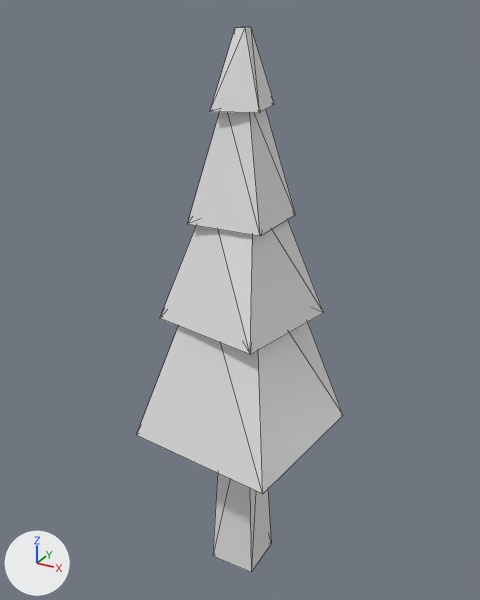
One commit to the OBJ model assets/tree.obj: the scene before it, then after it.
One viewpoint serves both versions: a 50 mm camera at (1.97, -3.62, 4.01) aimed at (-0.06, 0.07, 2.16). The axes (+X, +Y, +Z) are drawn at lower left. The lights are the same throughout. Mesh edges are drawn as thin lines. Where no turn or scale is listed for an object, it has been applied to the vertices.

In view in the first picture: 'Tree'.
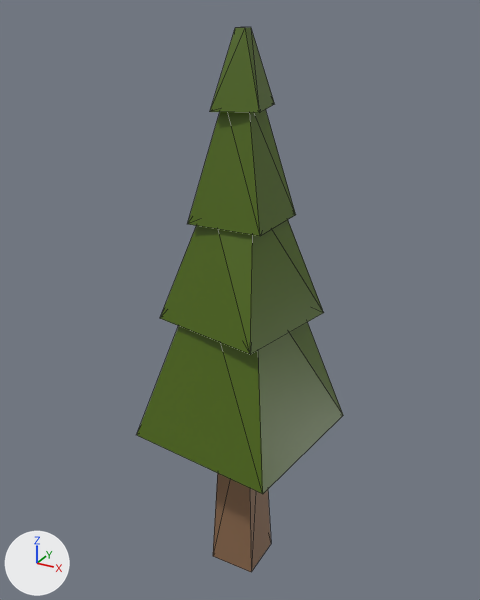
The newer file is also rescaled (x2.0) as a whole; pictures and numbers use the older file's frame.

Edits to the scene script, one JSON object a line:
```json
{"op": "add", "block": "img_imphenziapalette01_png", "code": ["img_imphenziapalette01_png = load_image('ImphenziaPalette01.png', 'ImphenziaPalette01.png', 8, 8, 'sRGB')"]}
{"op": "remove", "block": "mat_material", "code": "mat_material.base_color = (0.8, 0.8, 0.8)  # white #e7e7e7"}
{"op": "add", "block": "mat_material", "code": "mat_material.texture = img_imphenziapalette01_png"}
{"block": "me_tree", "where": "# used by ob_tree; location = (0.0, 0.0, 0.0)"}
{"op": "remove", "block": "me_tree", "code": "me_tree.from_pydata(...)  # 40 vertices, 76 faces; spans x -0.61..0.61, y -0.61..0.61, z 0.0..3.91"}
{"op": "add", "block": "me_tree", "code": "me_tree.from_pydata(...)  # 40 vertices, 74 faces; spans x -0.61..0.61, y -0.61..0.61, z 0.0..3.91"}
{"block": "me_tree", "change": "me_tree part 1: 74 kept faces spanning x -0.61..0.61, y -0.61..0.61, z 0.0..3.91 get new texture (UV) coordinates"}
```

Boxes (x1, y1, x2, y2) around the edits, measured in the pictures (480 x 600 px):
```json
{"object": "Tree", "change": "surface changed, reshaped", "before": [137, 27, 343, 572], "after": [137, 27, 343, 572], "on screen": "grey to green"}
```
